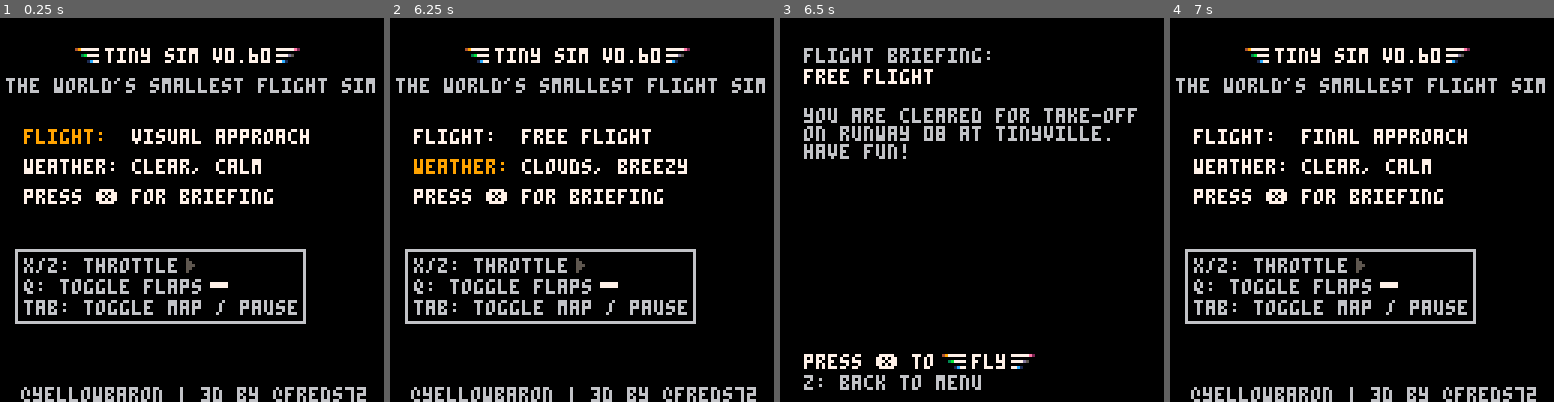
Above: before the commit, frames 1-4 (left to right).
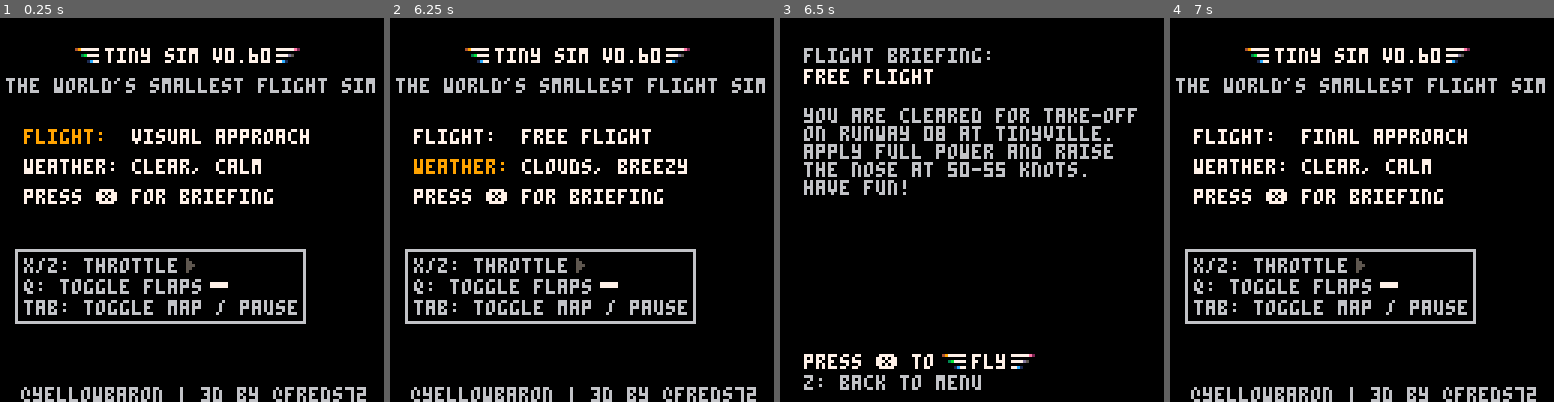
Above: after the commit, the same moments.

Repository: freds72/tiny_sim
Game: PICO-8 cartridge carts/tinysim.p8
The game is run twice, just before and just after one commit, with the same random seed, the same clock (stepped at 60 frames per second) and the same inputs.
Inputs:
- Up to frame 1 (0.25 s): no input
- Up to frame 2 (6.25 s): tap X (X key) at 0.33, 1.07, 1.85, 2.97, 4.08, 5.2 s; tap O (Z key) at 0.7, 1.7, 2.1, 2.5, 2.9, 3.3, 3.7, 4.1, 4.5, 4.9, 5.3, 5.7, 6.1 s; hold Right 1.6-2.1 s; hold Up 2.15-2.42 s; hold Right 2.47-3.03 s; hold Left 3.08-3.58 s; hold Down 3.63-3.97 s; hold Right 4.02-4.68 s; hold Up 4.73-5.03 s; hold Left 5.08-5.68 s; hold Down 5.73-6.03 s; hold Right from 6.08 s (still down)
- Up to frame 3 (6.5 s): keep holding Right; tap X (X key) at 6.32 s
- Up to frame 4 (7 s): tap O (Z key) at 6.5, 6.9 s; release Right at 6.58 s; hold Right from 6.63 s (still down)

Frames 1-2 are identical in both runs. In frame 3, 2.8% of the frame differs, in the area x 6-87%, y 32-47%; in frame 4, nothing differs.

Commit message:
new engine failure scenario, minor tweaks

Diff:
--- a/carts/tinysim.p8
+++ b/carts/tinysim.p8
@@ -9,7 +9,8 @@
 	{"visual approach",-417,326.3,85,600,-1,0,25,112,3,2,1},
  {"final approach",-408.89,230.77,85,1000,1,0,75,112,3,2,1},
  {"full approach",-222.22,461.54,313,3000,0,0,91,112,3,2,1},
- {"engine failure!",-244.44,261.54,50,3500,0,0,0,112,4,2,5},
+	--{"engine failure!",-244.44,261.54,50,3500,0,0,0,112,4,2,5},
+	{"engine failure!",-422.2,408,85,500,10,0,0,65,4,2,5},
  {"unusual attitude",-222.22,461.54,330,450,99,99,100,112,3,2,1},
  {"free flight",-422.2,384.6,85,0,0,0,0,0,3,2,1}}
 
@@ -22,7 +23,7 @@
 --airport and navaid database (rwy hdg < 180)
 local db={
 	{-251.11,430.77,"pco","vor"},
- {-422.2,370,"itn","ils",85},
+ {-422.2,384.6,"itn","ils",85}, --370
  {-422.2,384.6,"tny","apt",85},
  {-66.67,153.85,"smv","apt",40},
  {-177.78,246.15,"wee","vor"}}
@@ -30,7 +31,7 @@
 --general settings and vars
 palt(15,true)
 palt(0,false)
-local frame=0
+local frame,frame2=0,0
 
 -- plane pos/orientation
 local lat,lon,heading,pitch,bank
@@ -141,7 +142,6 @@
  crs=0
  cdi=0
  --
- rec,t=0,0
 	onground=false
 	hardlanding=0 --0: soft, 1: hard, 2:crash
  flight={}
@@ -178,7 +178,7 @@
   wind=wx[wnd][2]
   ceiling=wx[wnd][3]
   if(pitch==99) bank,pitch=unusual()
-		if(s==6) onground=true
+		if(s==6) onground=true --avoid 'good landing' message at take-off
 end
 
 function unusual()
@@ -239,7 +239,7 @@
 
 function movebank()
   if btn(0) then
-    if onground and tas<30 then
+    if onground and tas<30 then --nosewheel steering <30 knots
 					 heading-=0.4
 				else
 				  blag=max(blag-1,-50)
@@ -350,7 +350,7 @@
   else
     z=96
   end
-  print(flr((_y+0.5)/10),z,69,7)
+  if(alt>=100) print(flr((_y+0.5)/10),z,69,7)
 end
 
 function dispvs()
@@ -391,13 +391,17 @@
   local y=ias-flr(ias/10)*10
   local y2=flr(y+0.5)
   local y3=((y-0.5)*7)%7
-  clip(30,65,3,13)
-  print(y2%10,30,66+y3,7)
-  print((y2-1)%10,30,72+y3)
-  print((y2+1)%10,30,60+y3)
-  clip()
-  local z=ias>=99.5 and 22 or 26
-  print(flr((ias+0.5)/10),z,69)
+  if ias>=20 then
+		  clip(30,65,3,13)
+    print(y2%10,30,66+y3,7)
+    print((y2-1)%10,30,72+y3)
+    print((y2+1)%10,30,60+y3)
+    clip()
+				local z=ias>=99.5 and 22 or 26
+		  print(flr((ias+0.5)/10),z,69)
+		else
+		  print('---',22,69,7)
+		end
   print(groundspeed,116,37,14)
 end
 
@@ -566,14 +570,13 @@
 function checklanded()
   if alt==0 and (onground==false) then
    onground=true
-   t=rec+60 --message displayed for 2s
-			if vs>-300 and pitch>-0.5 then hardlanding=0
-			elseif vs>-1000 and pitch>-0.5 then hardlanding=1
+   frame2=frame+60 --message displayed for 2s
+			if vs>-300 and pitch>-0.5 and abs(bank)<5 then hardlanding=0
+			elseif vs>-1000 and pitch>-0.5 and abs(bank)<30 then hardlanding=1
 			else hardlanding=2 end
 	 end
 		if alt>0 and (onground==true) then
 			onground=false
-			--t=rec+60
 		end
 end
 
@@ -593,7 +596,7 @@
 						return "crash: collision with ground"
     end
   end
-		if rec<t and message then
+		if frame<frame2 and message then
 				local c = frame%16<8 and 7 or 9
 				rectfill(0,9,127,15,5)
 				print(message,10,10,c)
@@ -644,8 +647,7 @@
 end
 
 function blackbox()
-  rec+=1
-  if(rec%150==1) add(flight, {lat,lon,alt})
+  if(frame%150==1) add(flight, {lat,lon,alt})
 end
 
 function drawmenu()
@@ -700,6 +702,7 @@
       print(l[3],x+9,y+1,7)
     end
   end
+		--flight track
   for l in all(flight) do
     local x,y=scalemap(l[2],l[1])
     pset(x,y,10)
@@ -770,18 +773,16 @@
     spr(20,91,36)
   elseif scen==4 then
     local msg=[[
-you are enroute to tinyville
-when the engine suddenly quits
-fly best glide speed 65 knots
-turn towards wee vor (  )
-leave wee vor on heading 220
-head towards smallville
-glide to airport and land
-good luck!]]
+you have just taken off
+from tinyville for a trip
+to the beach, when the
+engine suddenly quits at
+only 500 feet! make a steep
+turn back to airport while
+maintaining best glide
+speed (65 knots). can you
+make it back? good luck!]]
     print(msg,8,30,6)
-    -- icons
-    spr(35,95,48)
-    spr(55,110,65)
   elseif scen==5 then
     local msg=[[
 while checking the map you did
@@ -796,6 +797,8 @@
 			 local msg=[[
 you are cleared for take-off
 on runway 08 at tinyville.
+apply full power and raise
+the nose at 50-55 knots.
 have fun!]]
     print(msg,8,30,6)
 		end
@@ -865,7 +868,7 @@
     if btnp(4) then --z
       _init()
     elseif btnp(4,1) then --tab
-      menu=0
+						menu=0
     end
   elseif menu==3 then --briefing
     if btnp(5) then --x
@@ -1335,6 +1338,7 @@
 end
 
 local sky_gradient={0xee,0x2e,0x11}
+--local sky_gradient={0x55,0x55,0x55} --bad weather gradient wx[1] and wx[2]
 local sky_fillp={0xffff,0xffff,0xffff}
 function draw_ground(self)
 
